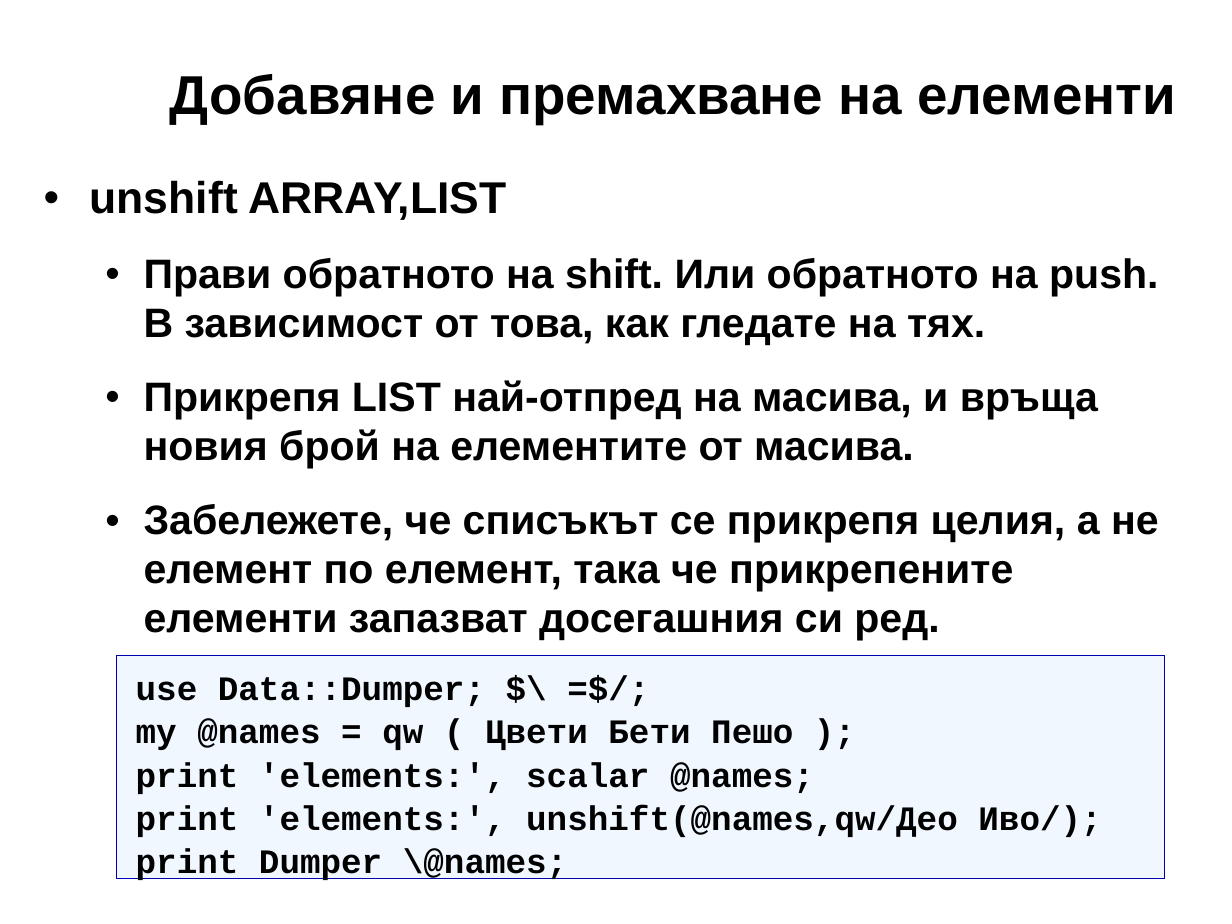
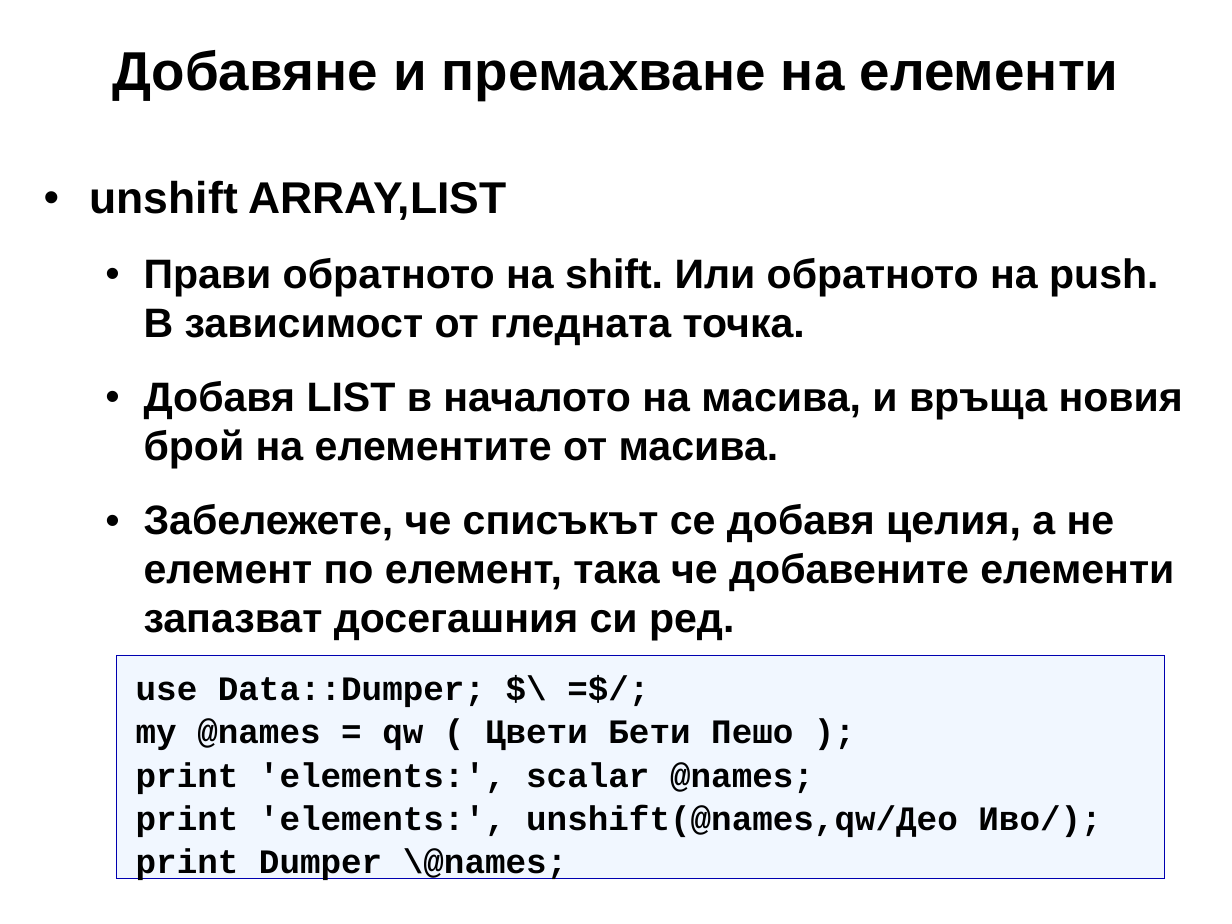
Before and after one commit to kberov/PerlProgrammingCourse, a slide deck: slide 14 of 03_list_and_arrays_bg.odp. Drawn at 1232x924 pixels with LibreOffice and Linux fonts; fonts in the diff are those of the drawing; background and template pictures are left out. Boxes give left, top, right and bottom in pixels: in the first picture for what was removed or moved away, otherwise in the second. Text is boxed around its words. In the diff, an @@ line names an element or a change of style, - is before the commit and + after.

```diff
--- a/03_list_and_arrays_bg.odp
+++ b/03_list_and_arrays_bg.odp
@@ title "Добавяне и премахване на елементи": place and size @@
-title "Добавяне и премахване на елементи" at (170, 74, 1176, 124)
+title "Добавяне и премахване на елементи" at (112, 50, 1119, 100)
@@ title "Добавяне и премахване на елементи" at (112, 50, 1119, 100): alignment left to centre @@
@@ text at (144, 258, 1183, 640): text changed @@
-  • Прави обратното на shift. Или обратното на push. В зависимост от това, как гледате на тях.
-  • Прикрепя LIST най-отпред на масива, и връща новия брой на елементите от масива.
-  • Забележете, че списъкът се прикрепя целия, а не елемент по елемент, така че прикрепените елементи запазват досегашния си ред.
+  • Прави обратното на shift. Или обратното на push. В зависимост от гледната точка.
+  • Добавя LIST в началото на масива, и връща новия брой на елементите от масива.
+  • Забележете, че списъкът се добавя целия, а не елемент по елемент, така че добавените елементи запазват досегашния си ред.
```
Also in this commit, not shown: 25 other slides changed, 1 other file.
